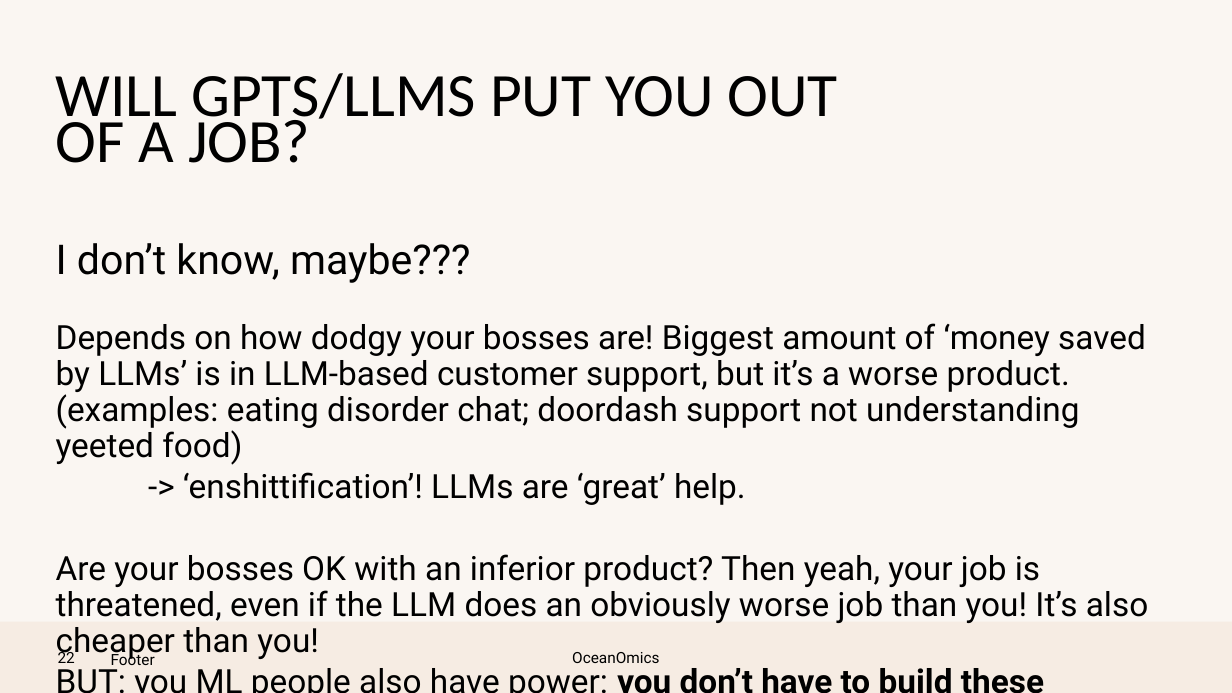
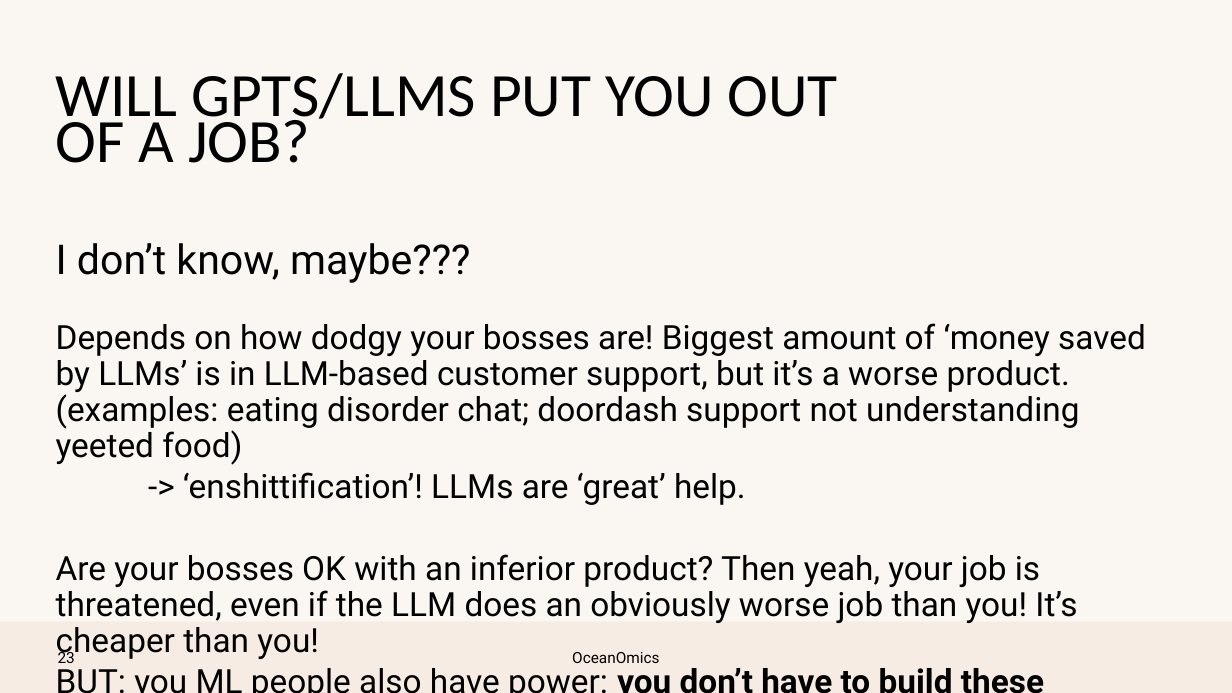
Before and after one commit to pmlg/June2023_LLM_repo, a slide deck: slide 22 of PMLG talk.pptx (slide 21 before the commit). Drawn at 1232x693 pixels with LibreOffice and Linux fonts; fonts in the diff are those of the drawing; background and template pictures are left out. Boxes give left, top, right and bottom in pixels: in the first picture for what was removed or moved away, otherwise in the second. Text is boxed around its words. In the diff, an @@ line names an element or a change of style, - is before the commit and + after.

```diff
--- a/PMLG talk.pptx
+++ b/PMLG talk.pptx
@@ text at box(56, 554, 1077, 661): text changed @@
-Are your bosses OK with an inferior product? Then yeah, your job is threatened, even if the LLM does an obviously worse job than you! It’s also cheaper than you!
+Are your bosses OK with an inferior product? Then yeah, your job is threatened, even if the LLM does an obviously worse job than you! It’s cheaper than you!
@@ page number at box(58, 649, 75, 663): text changed @@
-22
+23
@@ text removed at box(111, 651, 155, 665) @@
-Footer
```
Also in this commit, not shown: 20 other slides changed, 3 slides added, 1 slide removed.
